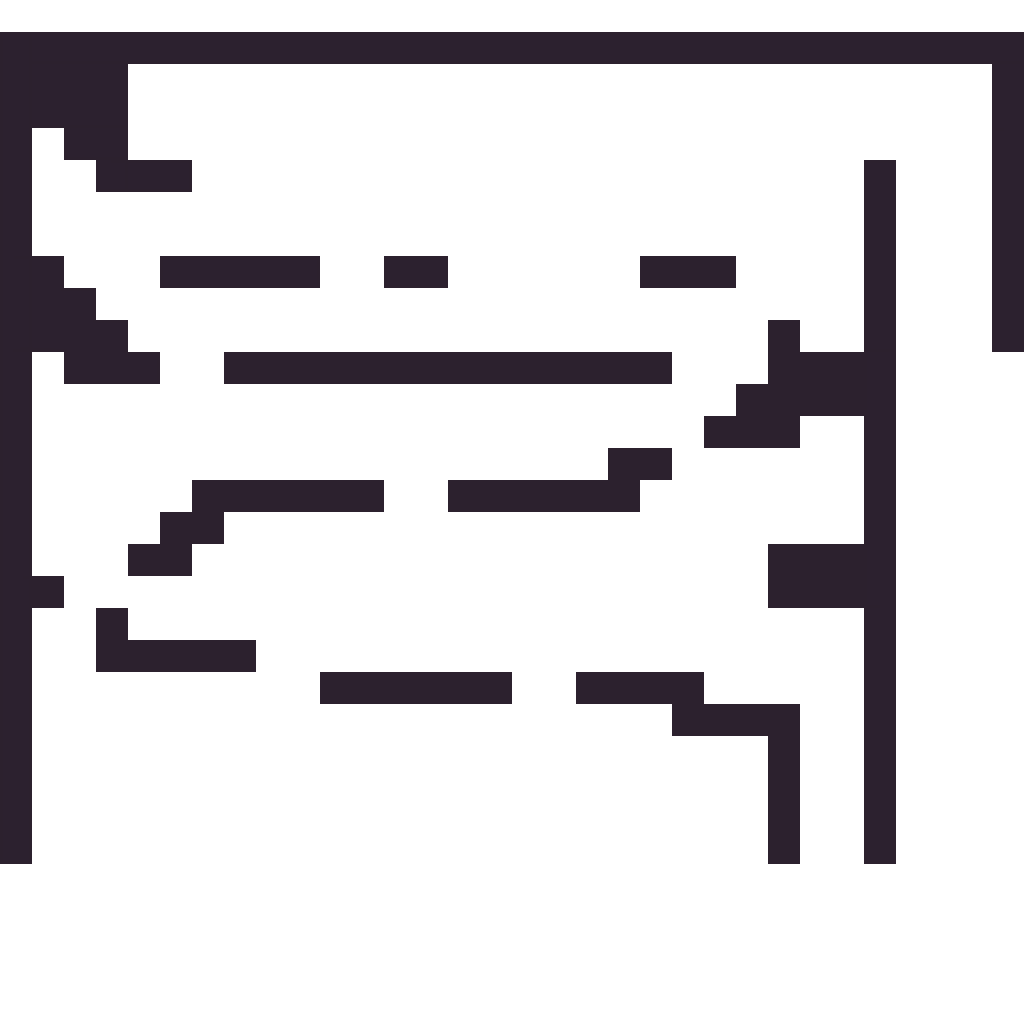
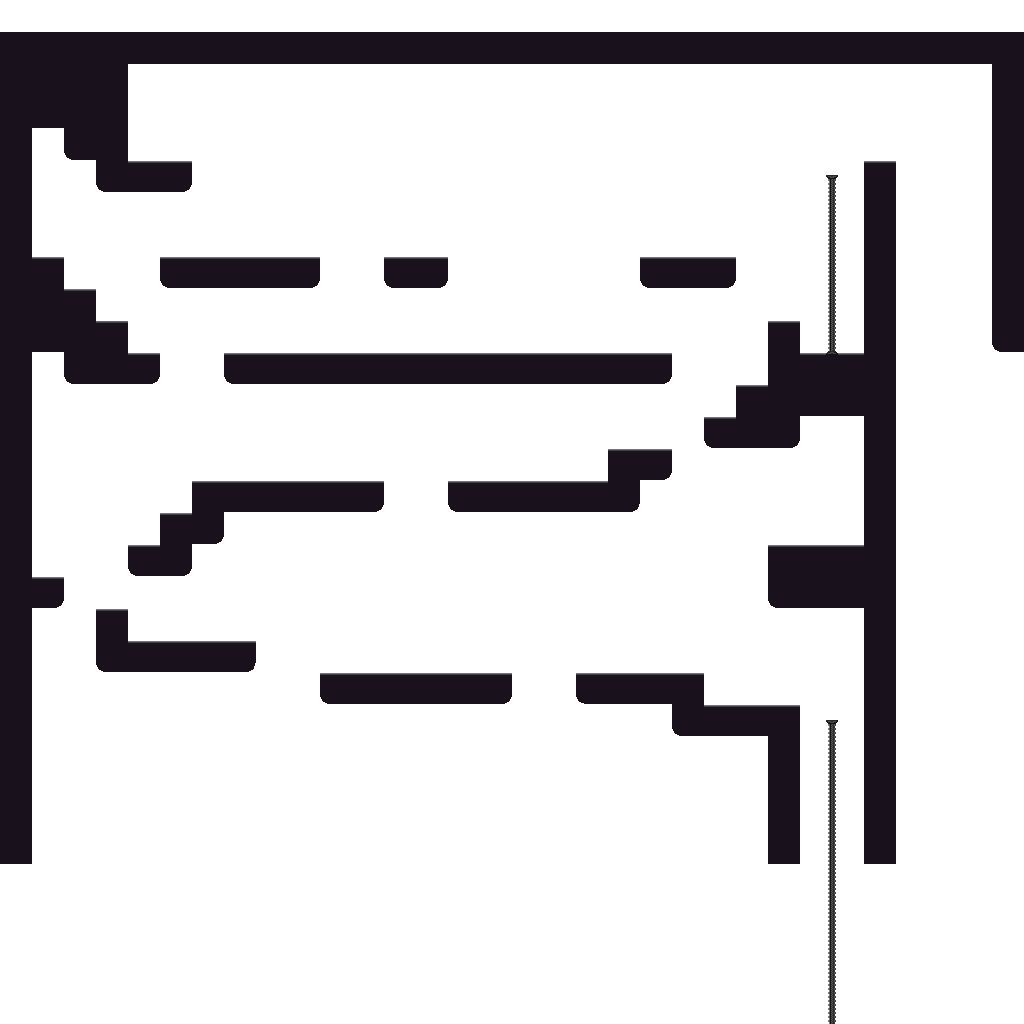
Revision of a layered 1024px x 1024px image; what changed, layer by layer:
added layer "Layer 3" above "Layer 5" over [left=826, top=720, right=838, bottom=1024]
added layer "Layer 5" above "Layer 4" over [left=826, top=175, right=838, bottom=322]
added layer "Layer 4" above "Layer 2" over [left=826, top=199, right=838, bottom=355]
painted on "Layer 2" over [left=0, top=32, right=1024, bottom=864]
